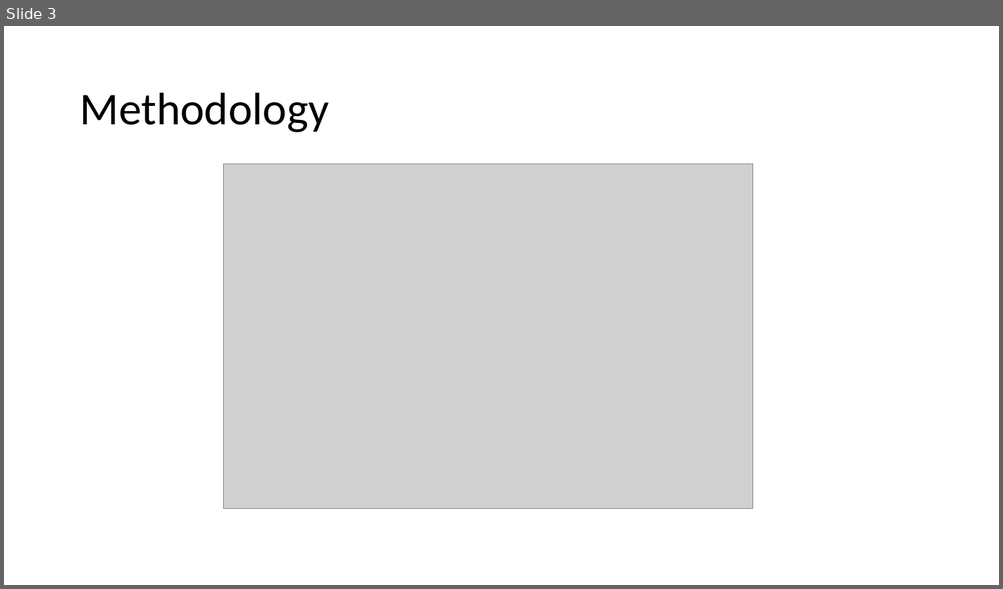
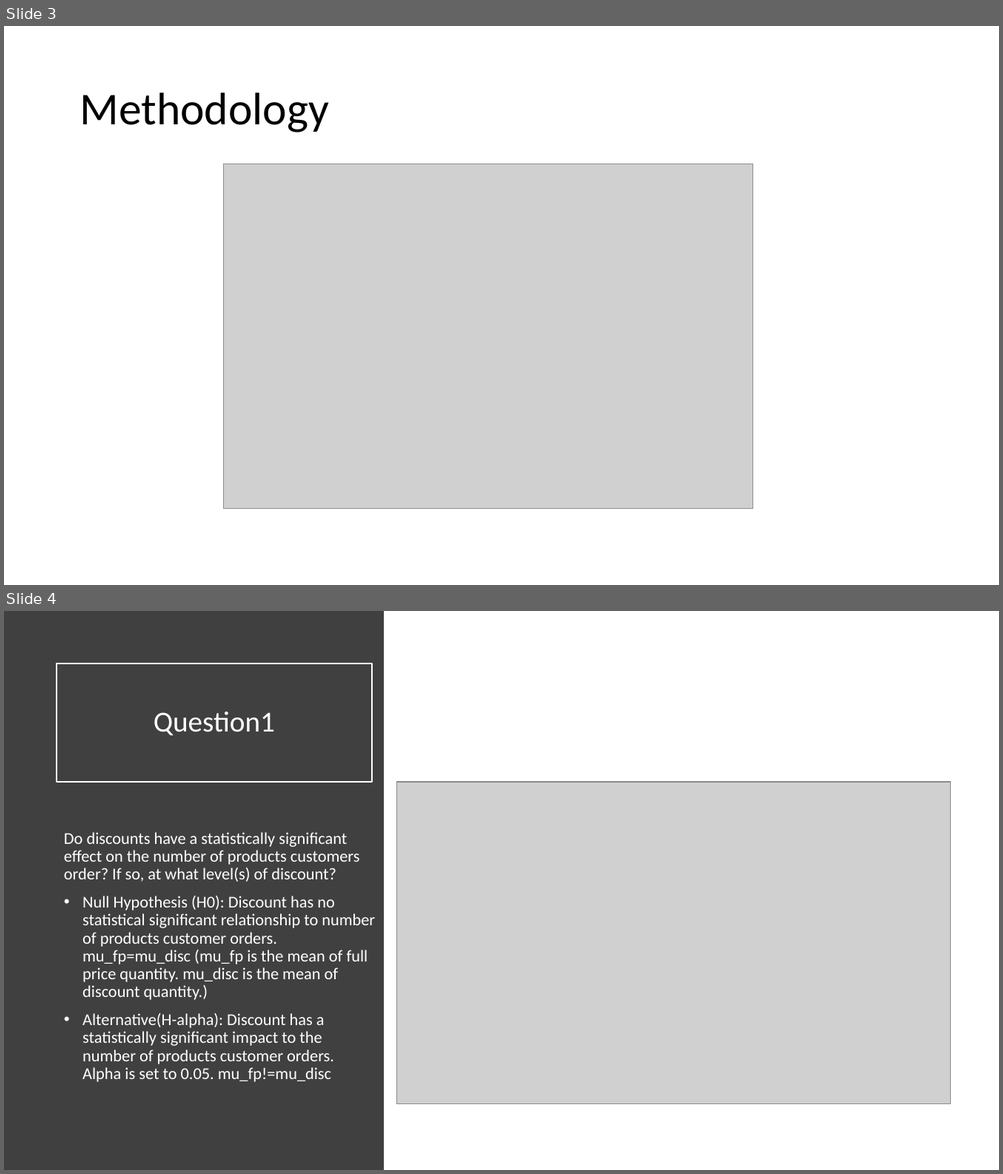
Before and after one commit to alexxlu/dsc-2-final-project-online-ds-pt-100118, a slide deck: Project2 ppt.pptx. Shown one above the other, each under a label of ours: slide 3 before the commit, slides 3 and 4 after it. The pictures are 1003x589 and 1003x1174 pixels, drawn with LibreOffice and Linux fonts; fonts in the diff are those of the drawing; grey boxes stand for pictures. Boxes give left, top, right and bottom in pixels: in the first picture for what was removed or moved away, otherwise in the second. Text is boxed around its words. In the diff, an @@ line names an element or a change of style, - is before the commit and + after.

```diff
--- a/Project2 ppt.pptx
+++ b/Project2 ppt.pptx
@@ slide 4 added at box(4, 611, 999, 1170), background #FFFFFF @@
@@ rectangle added at box(4, 611, 384, 1170), fill #404040 @@
@@ title added at box(57, 664, 372, 782), outline #FFFFFF 1.5 pt, 28 pt, text #FFFFFF @@
+Question1
@@ picture added at box(396, 782, 950, 1104) @@
@@ text added at box(64, 832, 375, 1082), 16 pt, text #FFFFFF @@
+Do discounts have a statistically significant effect on the number of products customers order? If so, at what level(s) of discount?
+• Null Hypothesis (H0): Discount has no statistical significant relationship to number of products customer orders. mu_fp=mu_disc (mu_fp is the mean of full price quantity. mu_disc is the mean of discount quantity.)
+• Alternative(H-alpha): Discount has a statistically significant impact to the number of products customer orders. Alpha is set to 0.05. mu_fp!=mu_disc
```
Also in this commit, not shown: 6 slides changed, 3 other slides added, 6 other files.
